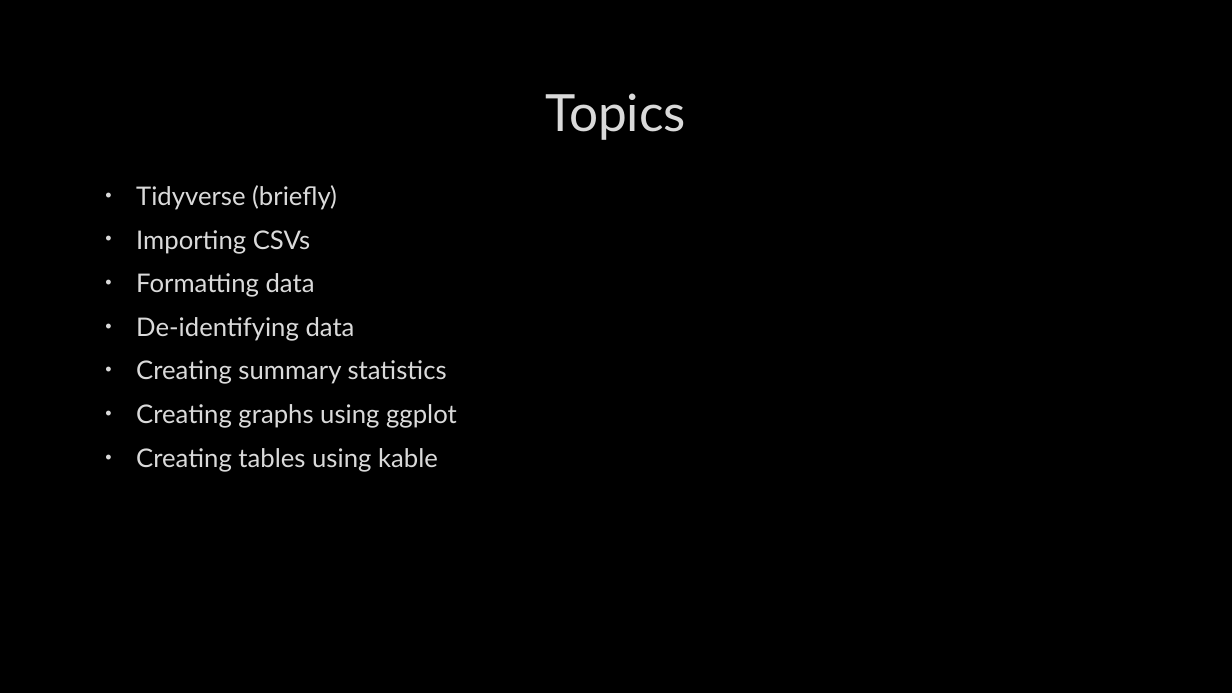
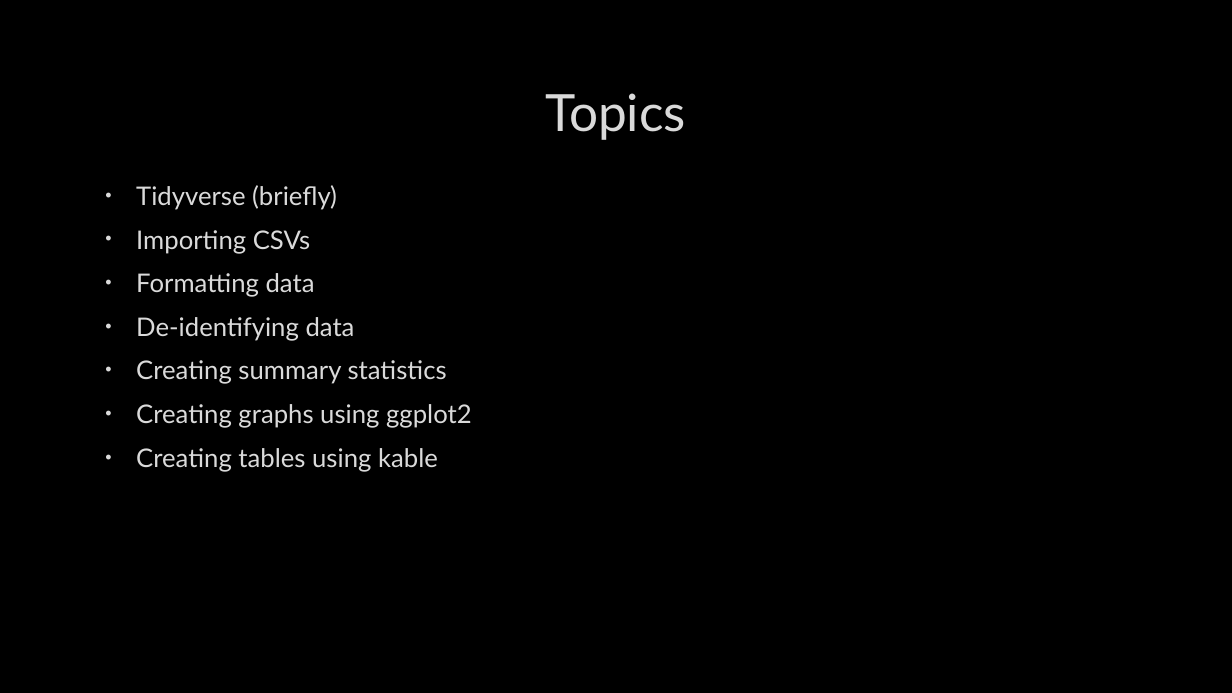
Before and after one commit to CharlotteLoobyRTI/IFDTC23, a slide deck: slide 2 of IFDTC_presentation_RTech.pptx. Drawn at 1232x693 pixels with LibreOffice and Linux fonts; fonts in the diff are those of the drawing; background and template pictures are left out. Boxes give left, top, right and bottom in pixels: in the first picture for what was removed or moved away, otherwise in the second. Text is boxed around its words. In the diff, an @@ line names an element or a change of style, - is before the commit and + after.

```diff
--- a/IFDTC_presentation_RTech.pptx
+++ b/IFDTC_presentation_RTech.pptx
@@ text at [136, 404, 472, 428]: text changed @@
-• Creating graphs using ggplot
+• Creating graphs using ggplot2
```
Also in this commit, not shown: 14 other slides changed, 2 slides added.
